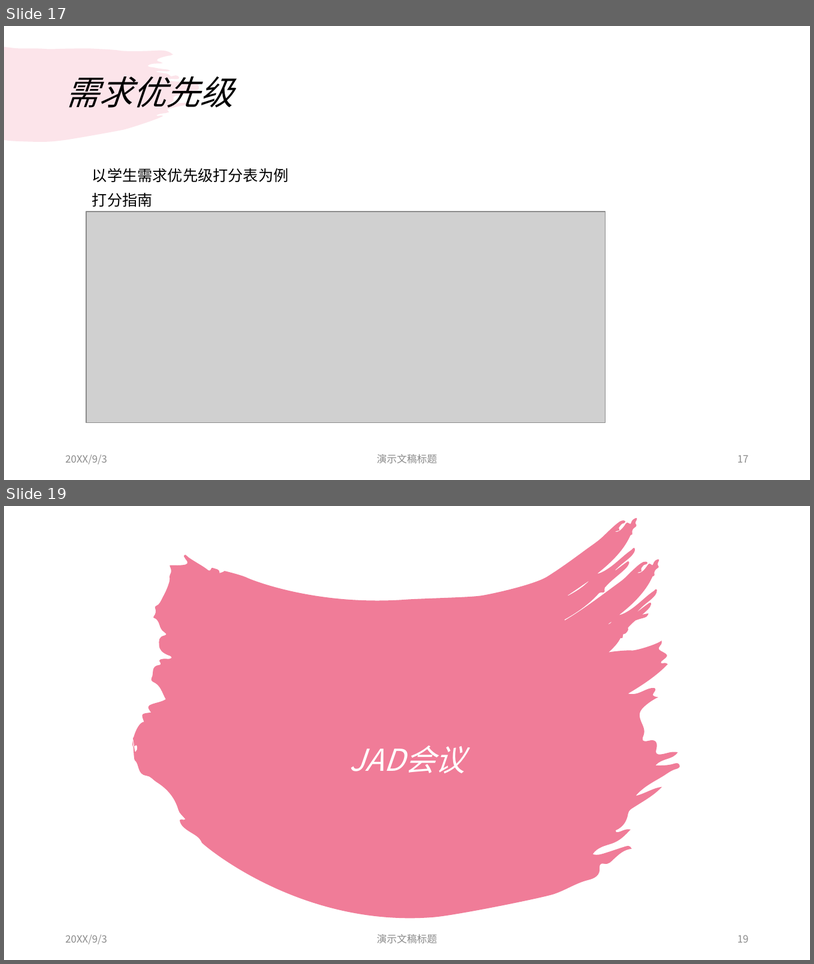
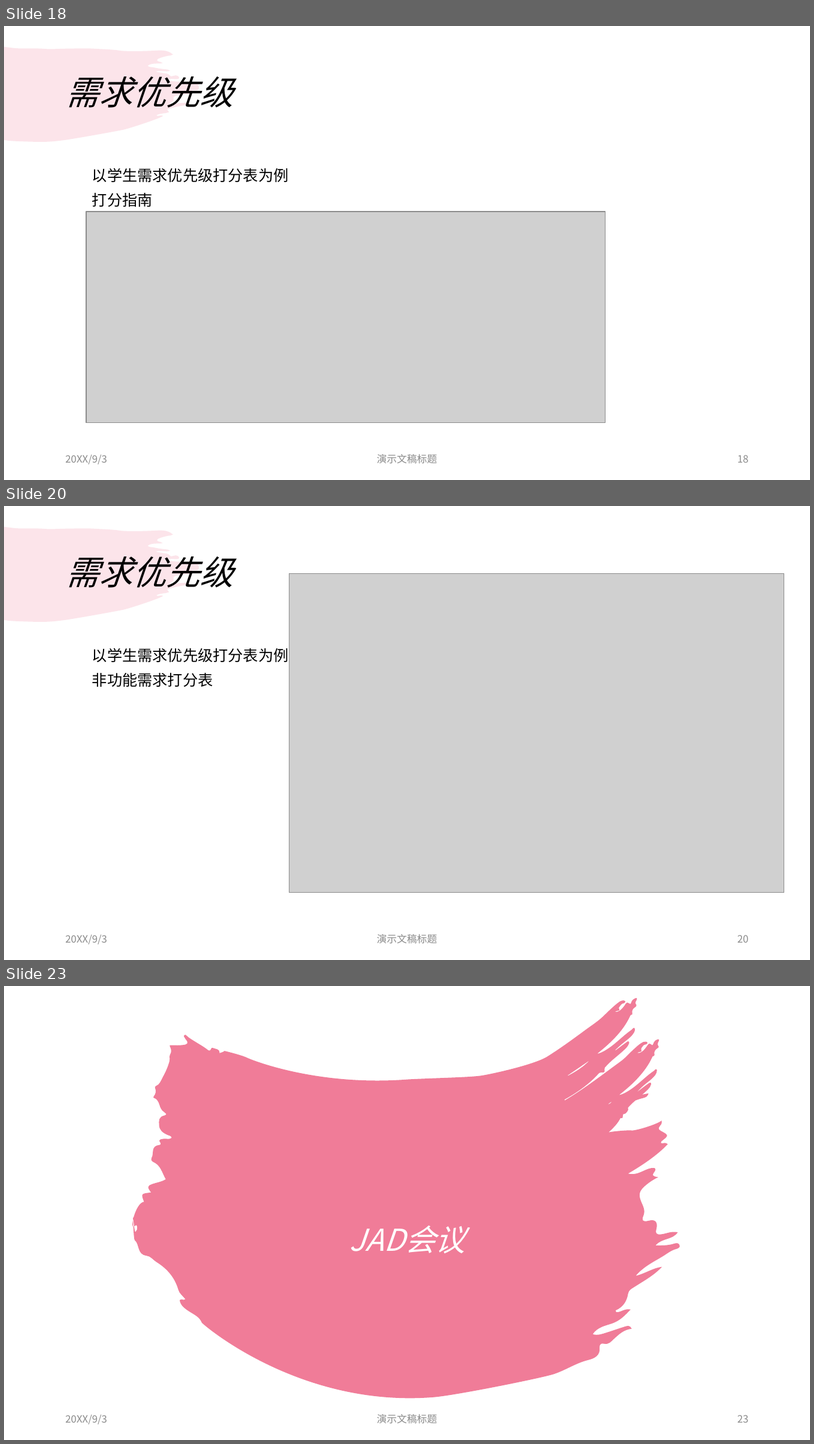
Before and after one commit to dreamtrueqaq/SRA2022-G12, a slide deck: 受控文档/需求分析/SRSppt/SRA2022-G12-srsppt0.0.1.pptx. Shown one above the other, each under a label of ours: slides 17 and 19 before the commit, slides 18, 20 and 23 after it; the slides between them are not shown. The pictures are 814x964 and 814x1444 pixels, drawn with LibreOffice and Linux fonts; fonts in the diff are those of the drawing; grey boxes stand for pictures. Boxes give left, top, right and bottom in pixels: in the first picture for what was removed or moved away, otherwise in the second. Text is boxed around its words. In the diff, an @@ line names an element or a change of style, - is before the commit and + after.

```diff
--- a/受控文档/需求分析/SRSppt/SRA2022-G12-srsppt0.0.1.pptx
+++ b/受控文档/需求分析/SRSppt/SRA2022-G12-srsppt0.0.1.pptx
@@ slide 20 added at (4, 506, 810, 960), background #FFFFFF; not listed: 1 template element that a slide beside it also shows @@
@@ title added at (65, 556, 233, 588), 40 pt, text #000000, italic @@
+需求优先级
@@ picture added at (290, 574, 785, 892) @@
@@ text added at (92, 648, 289, 662), 18 pt, text #000000 @@
+以学生需求优先级打分表为例
@@ text added at (92, 672, 213, 687), 18 pt, text #000000 @@
+非功能需求打分表
@@ text added at (65, 934, 107, 944), 12 pt, text #8C8C8C @@
+20XX/9/3
@@ text added at (377, 934, 438, 943), 12 pt, text #8C8C8C @@
+演示文稿标题
@@ page number added at (738, 934, 749, 942), 12 pt, text #8C8C8C @@
+20
@@ what was slide 17 is now slide 18 @@
@@ page number at (738, 454, 749, 462): text changed @@
-17
+18
@@ what was slide 19 is now slide 23 @@
@@ page number at (738, 1414, 749, 1422): text changed @@
-19
+23
```
Also in this commit, not shown: 2 slides changed, 5 other slides added, 2 other files.
